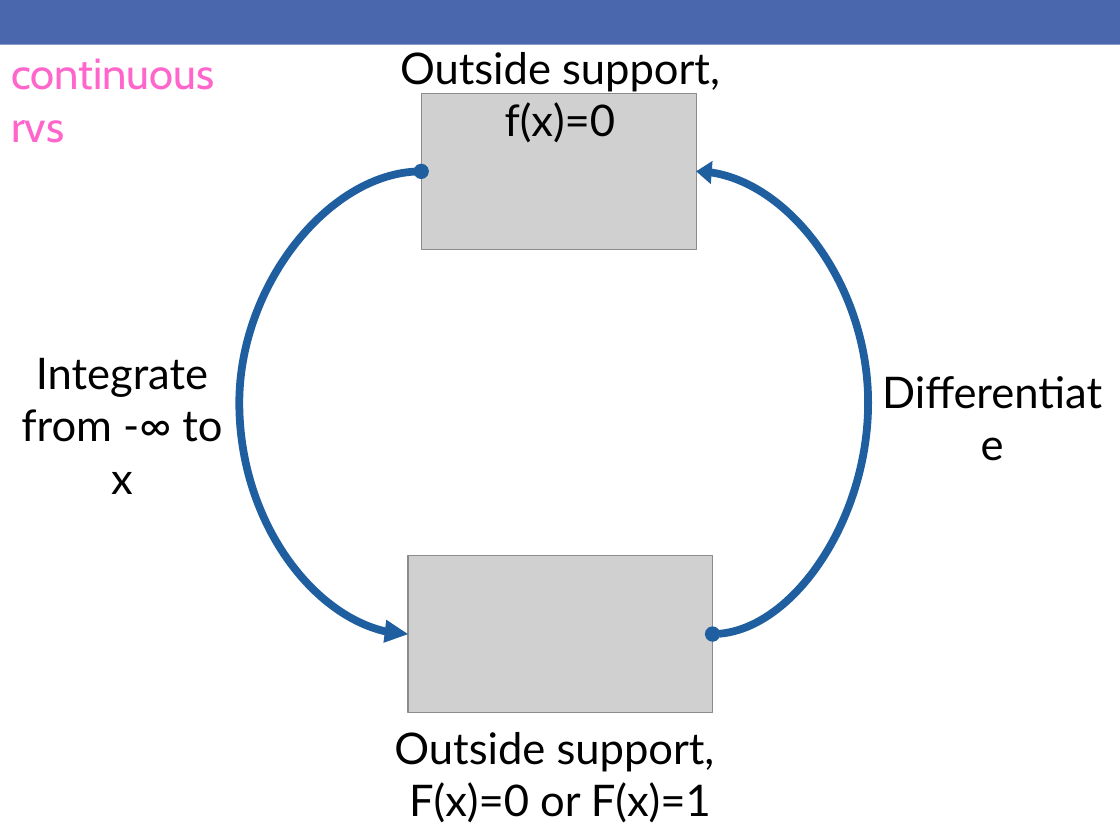
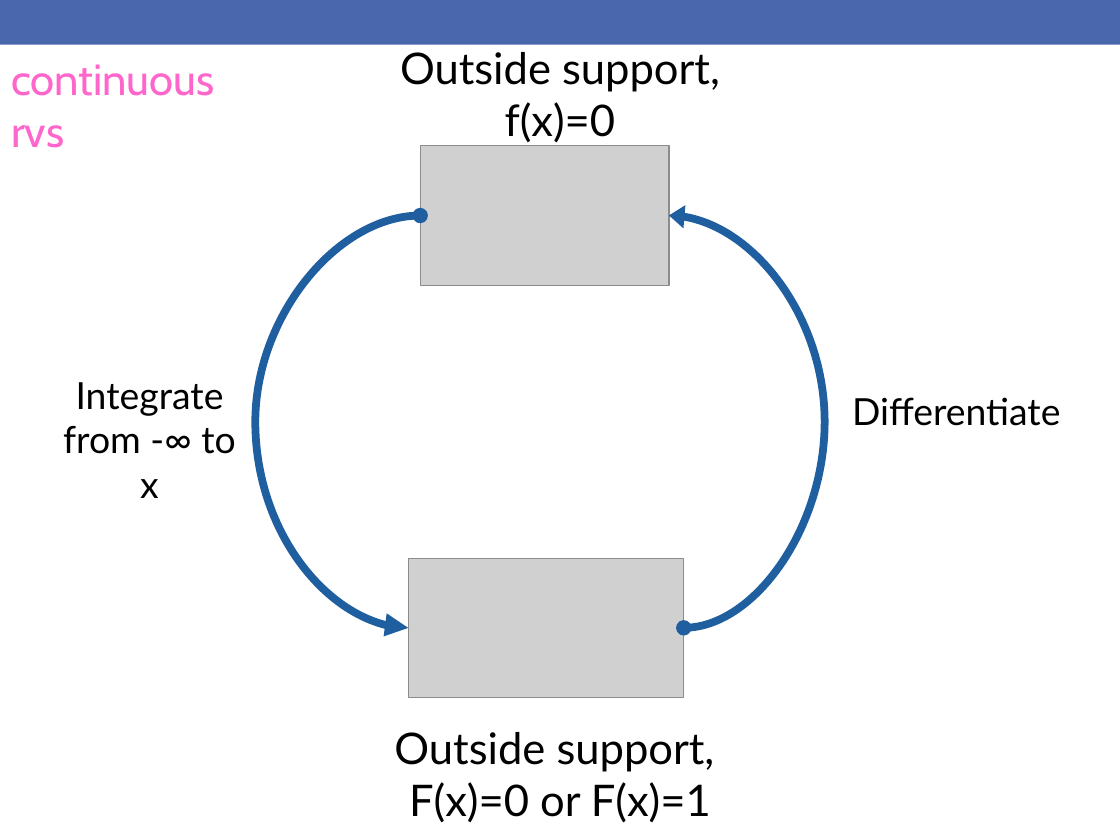
Before and after one commit to rebeccal/ohsu-math630, a slide deck: slide 32 of slides/cm033.pptx. Drawn at 1120x840 pixels with LibreOffice and Linux fonts; fonts in the diff are those of the drawing; grey boxes stand for pictures. Boxes give left, top, right and bottom in pixels: in the first picture for what was removed or moved away, otherwise in the second. Text is boxed around its words. In the diff, an @@ line names an element or a change of style, - is before the commit and + after.

Commit message:
Updates to slides

```diff
--- a/slides/cm033.pptx
+++ b/slides/cm033.pptx
@@ text "continuous rvs": place and size @@
-text "continuous rvs" at bbox=[11, 58, 214, 143]
+text "continuous rvs" at bbox=[11, 64, 214, 148]
@@ picture: place and size @@
-picture at bbox=[421, 93, 697, 250]
+picture at bbox=[420, 146, 669, 286]
@@ curved double arrow moved from (408, 634) - (421, 171) to (409, 628) - (420, 215) @@
@@ curved double arrow moved from (712, 634) - (697, 171) to (684, 628) - (669, 215) @@
@@ text "Integrate from -∞ to x": place and size @@
-text "Integrate from -∞ to x" at bbox=[21, 357, 222, 494]
+text "Integrate from -∞ to x" at bbox=[63, 382, 235, 498]
@@ text "Integrate from -∞ to x" at bbox=[63, 382, 235, 498]: size 28 to 24 pt @@
@@ text "Differentiate" at bbox=[852, 397, 1060, 426]: size 28 to 24 pt @@
@@ text "Differentiate": place and size @@
-text "Differentiate" at bbox=[870, 360, 1114, 423]
+text "Differentiate" at bbox=[852, 397, 1060, 426]
@@ picture: place and size @@
-picture at bbox=[408, 556, 712, 712]
+picture at bbox=[409, 558, 684, 698]
```
Also in this commit, not shown: 9 other slides changed, 1 slide added, 1 slide removed, 3 other files.
